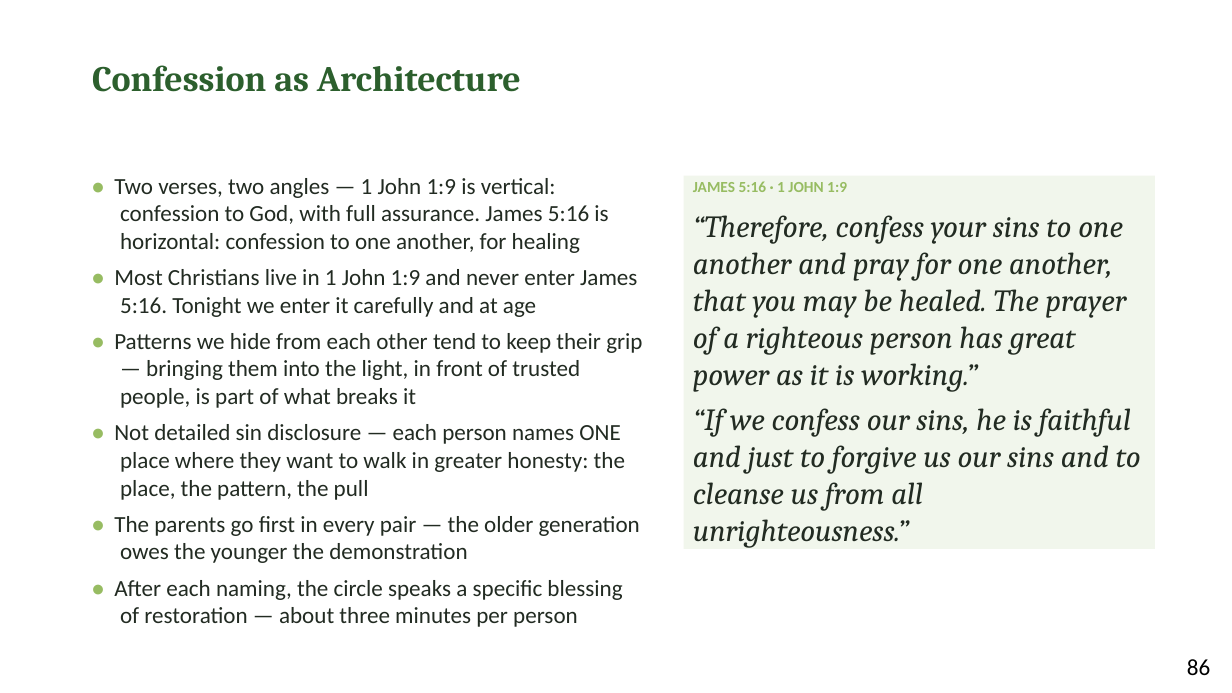
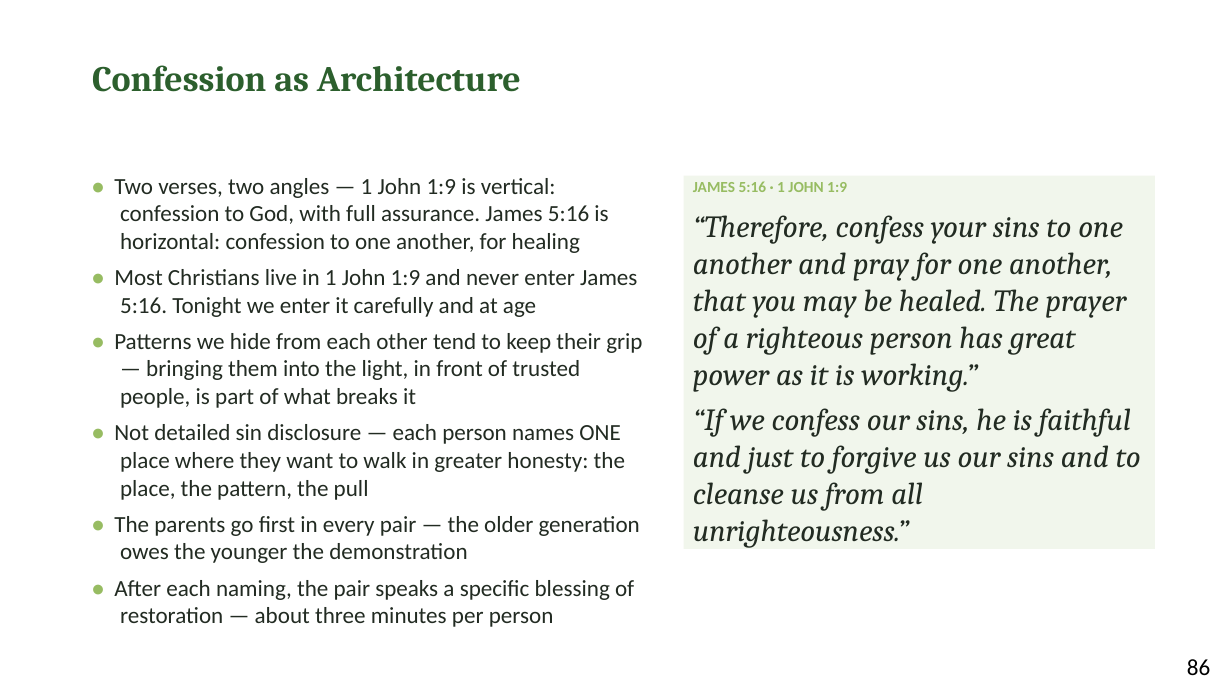
Before and after one commit to jgtittle-ministries/fellowship-of-the-heart-pilot-at-cca-dev, a slide deck: slide 7 of _implementation-notes/evening-series/FotH Evening Session 6 Slides DRAFT v1.pptx. Drawn at 1232x693 pixels with LibreOffice and Linux fonts; fonts in the diff are those of the drawing. Boxes give left, top, right and bottom in pixels: in the first picture for what was removed or moved away, otherwise in the second. Text is boxed around its words. In the diff, an @@ line names an element or a change of style, - is before the commit and + after.

```diff
--- a/_implementation-notes/evening-series/FotH Evening Session 6 Slides DRAFT v1.pptx
+++ b/_implementation-notes/evening-series/FotH Evening Session 6 Slides DRAFT v1.pptx
@@ text at [114, 580, 634, 627]: text changed @@
-• After each naming, the circle speaks a specific blessing of restoration — about three minutes per person
+• After each naming, the pair speaks a specific blessing of restoration — about three minutes per person
```
Also in this commit, not shown: 5 other slides changed, 2 other files.
